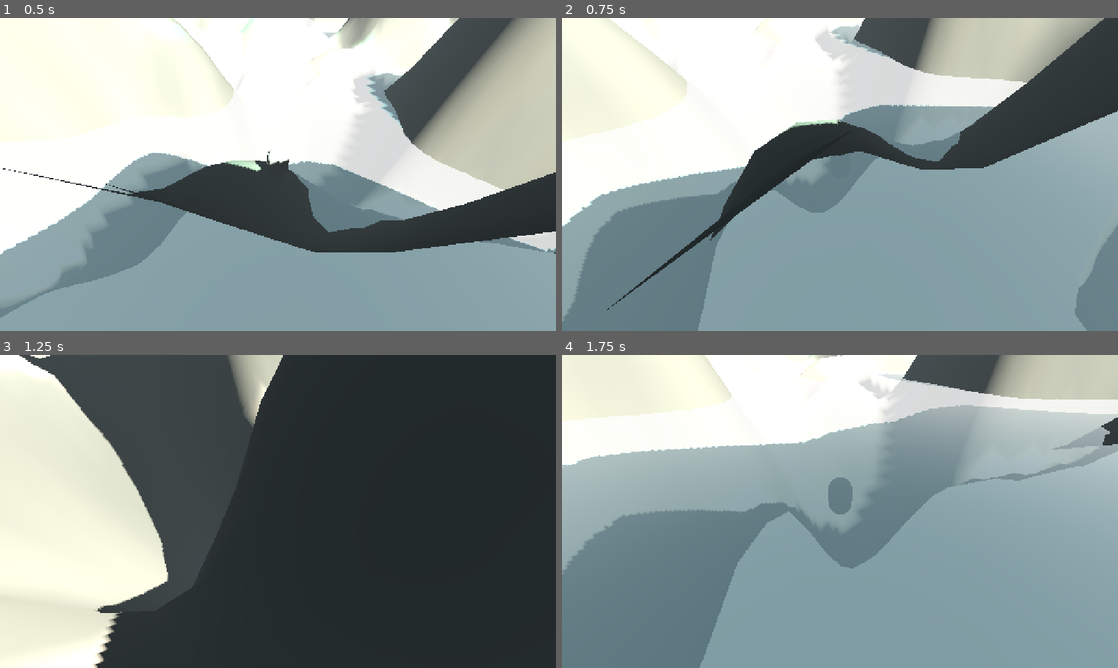
Above: before the commit, frames 1-4 (two rows, left to right).
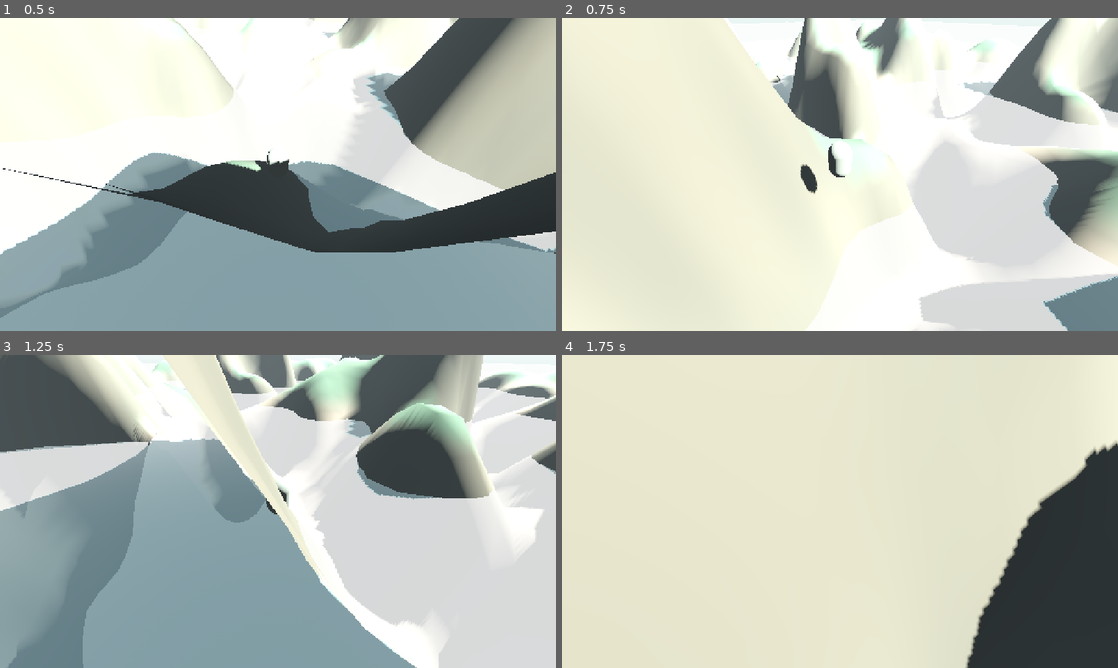
Above: after the commit, the same moments.

Repository: hunterbastian/yama
Game: Godot game, scene res://scenes/main.tscn
Two runs of this game, one before a commit and one after it. Both use one fixed random seed, a clock stepped at 60 frames per second and the inputs below.
Inputs (mouse positions are in pixels of both pictures, inside the frame that each line leads up to):
- Up to frame 1 (0.5 s): no input
- Up to frame 2 (0.75 s): tap Enter at 0.5 s; move the mouse to (867, 174) at 0.52 s; hold W (move_forward) from 0.53 s (still down); hold R (regenerate) from 0.53 s (still down)
- Up to frame 3 (1.25 s): keep holding W (move_forward); keep holding R (regenerate); tap Space (jump) at 0.77 s
- Up to frame 4 (1.75 s): keep holding W (move_forward); move the mouse to (812, 511) at 1.27 s; release R (regenerate) at 1.28 s; tap R (regenerate) at 1.35 s; tap Space (jump) at 1.52 s

Frame 1 is identical in both runs. In frame 2, 89% of the frame differs, in the area x 0-100%, y 0-100%; in frame 3, 94%; in frame 4, 94%.

Commit message:
feat: R key regenerates island with new seed

Diff:
--- a/scripts/main.gd
+++ b/scripts/main.gd
@@ -5,3 +5,10 @@
 
 func _ready() -> void:
 	player.global_position = Vector3(0, terrain.get_height_at(0, 0) + 3.0, 0)
+
+func _unhandled_input(event: InputEvent) -> void:
+	if event.is_action_pressed("regenerate"):
+		var new_seed := randf() * 1000.0
+		terrain.set_seed(new_seed)
+		player.global_position = Vector3(0, terrain.get_height_at(0, 0) + 3.0, 0)
+		player.velocity = Vector3.ZERO
